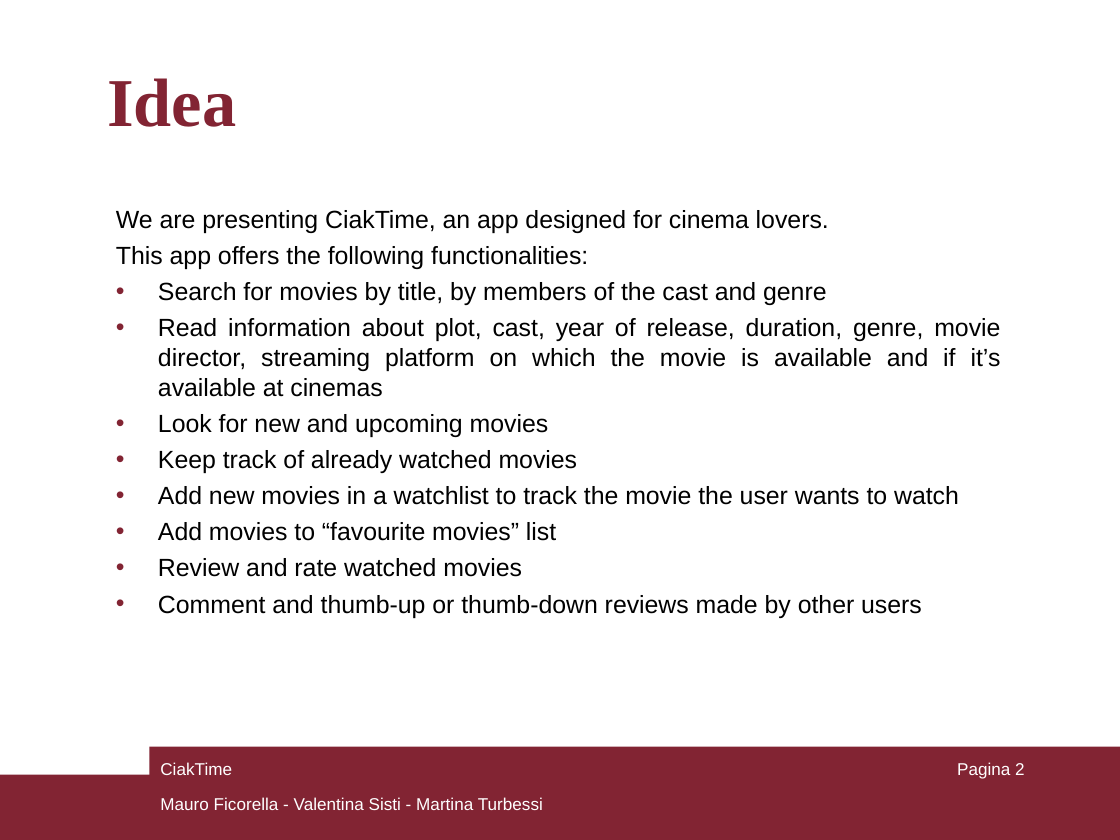
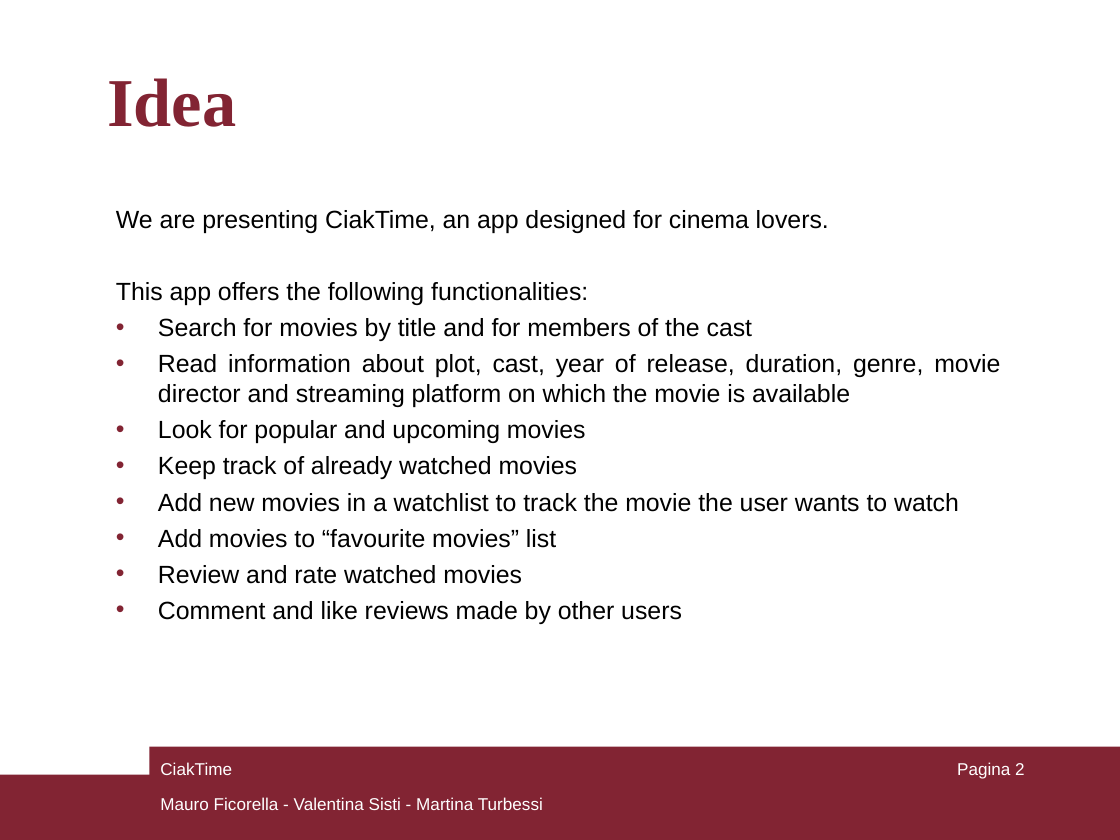
Before and after one commit to mauroficorella/Human-Computer-Interaction, a slide deck: slide 2 of Documentazione/CiakTime_HCI.ppt. Drawn at 1120x840 pixels with LibreOffice and Linux fonts; fonts in the diff are those of the drawing. Boxes give left, top, right and bottom in pixels: in the first picture for what was removed or moved away, otherwise in the second. Text is boxed around its words. In the diff, an @@ line names an element or a change of style, - is before the commit and + after.

```diff
--- a/Documentazione/CiakTime_HCI.ppt
+++ b/Documentazione/CiakTime_HCI.ppt
@@ text at [158, 318, 1000, 443]: text changed @@
-• Search for movies by title, by members of the cast and genre
-• Read information about plot, cast, year of release, duration, genre, movie director, streaming platform on which the movie is available and if it’s available at cinemas
-• Look for new and upcoming movies
+• Search for movies by title and for members of the cast
+• Read information about plot, cast, year of release, duration, genre, movie director and streaming platform on which the movie is available
+• Look for popular and upcoming movies
@@ text at [158, 601, 682, 624]: text changed @@
-• Comment and thumb-up or thumb-down reviews made by other users
+• Comment and like reviews made by other users
```
Also in this commit, not shown: 2 other slides changed, 12 other files.
